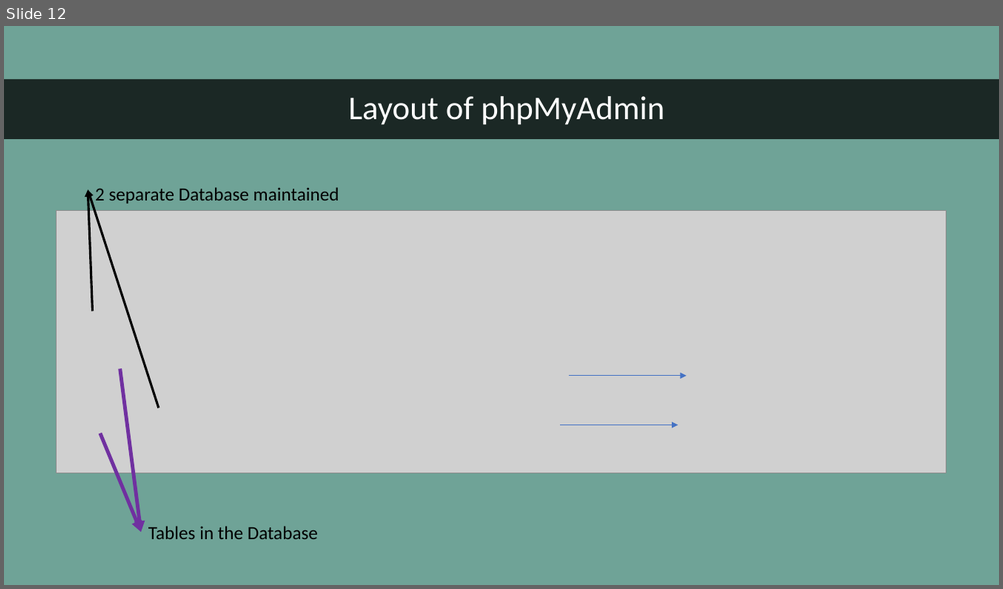
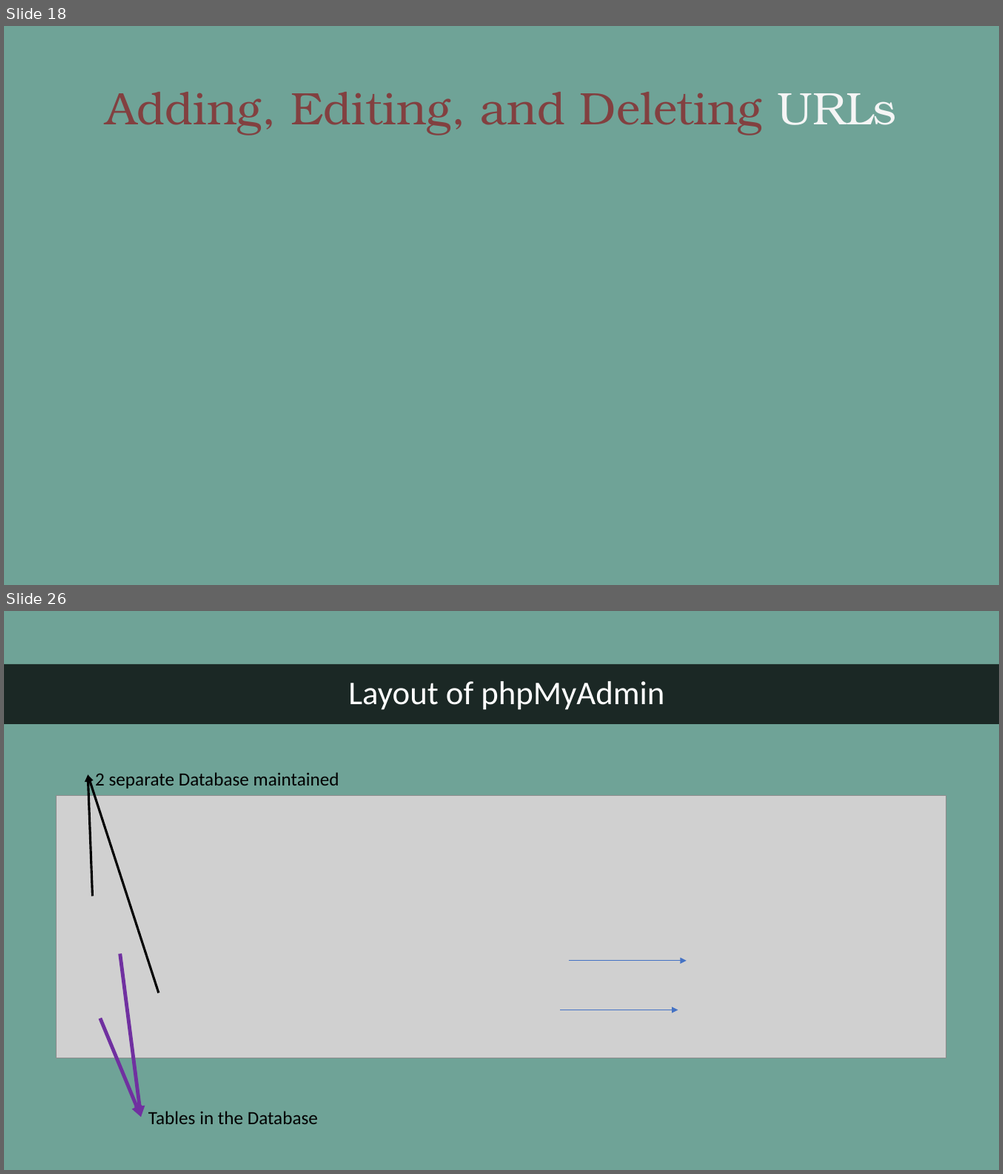
Before and after one commit to Su-Tangnu/NotifyMe, a slide deck: NotifyMe.pptx. Shown one above the other, each under a label of ours: slide 12 before the commit, slides 18 and 26 after it; the slides between them are not shown. The pictures are 1003x589 and 1003x1174 pixels, drawn with LibreOffice and Linux fonts; fonts in the diff are those of the drawing; grey boxes stand for pictures. Boxes give left, top, right and bottom in pixels: in the first picture for what was removed or moved away, otherwise in the second. Text is boxed around its words. In the diff, an @@ line names an element or a change of style, - is before the commit and + after.

```diff
--- a/NotifyMe.pptx
+++ b/NotifyMe.pptx
@@ slide 18 added at <box>4,26,999,585</box>, background #6FA397 @@
@@ title added at <box>106,92,896,135</box>, 44 pt, text #824040 @@
+Adding, Editing, and Deleting URLs
@@ what was slide 12 is now slide 26 @@
```
Also in this commit, not shown: 4 slides changed, 20 other slides added, 7 slides removed.
